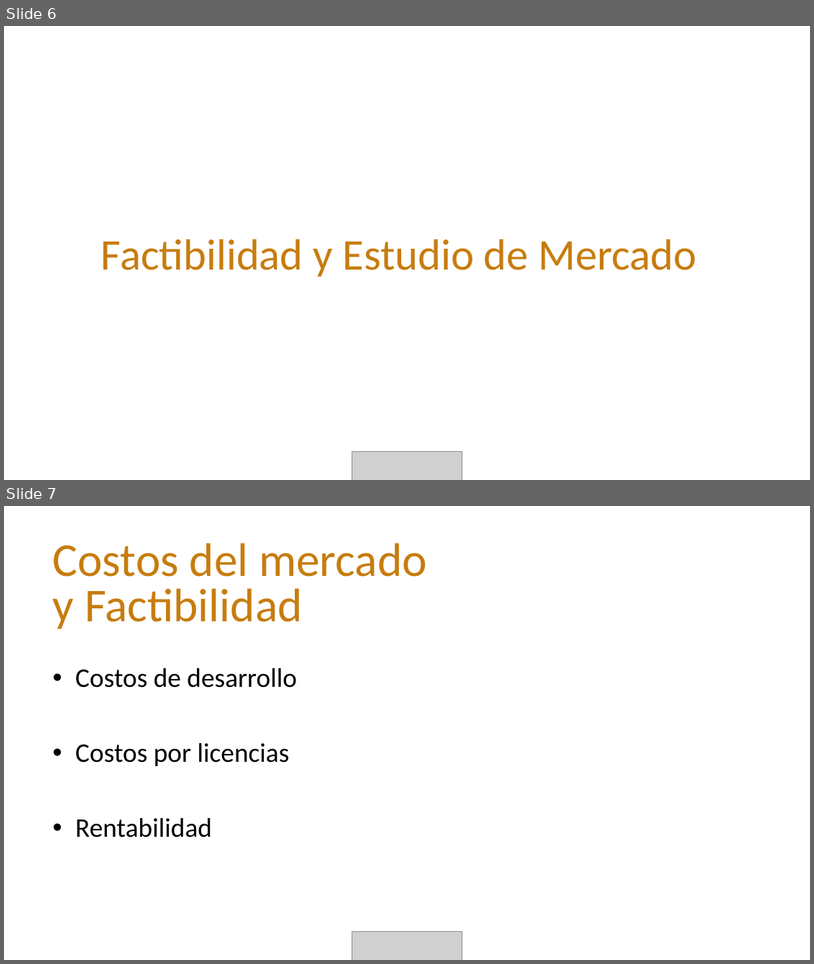
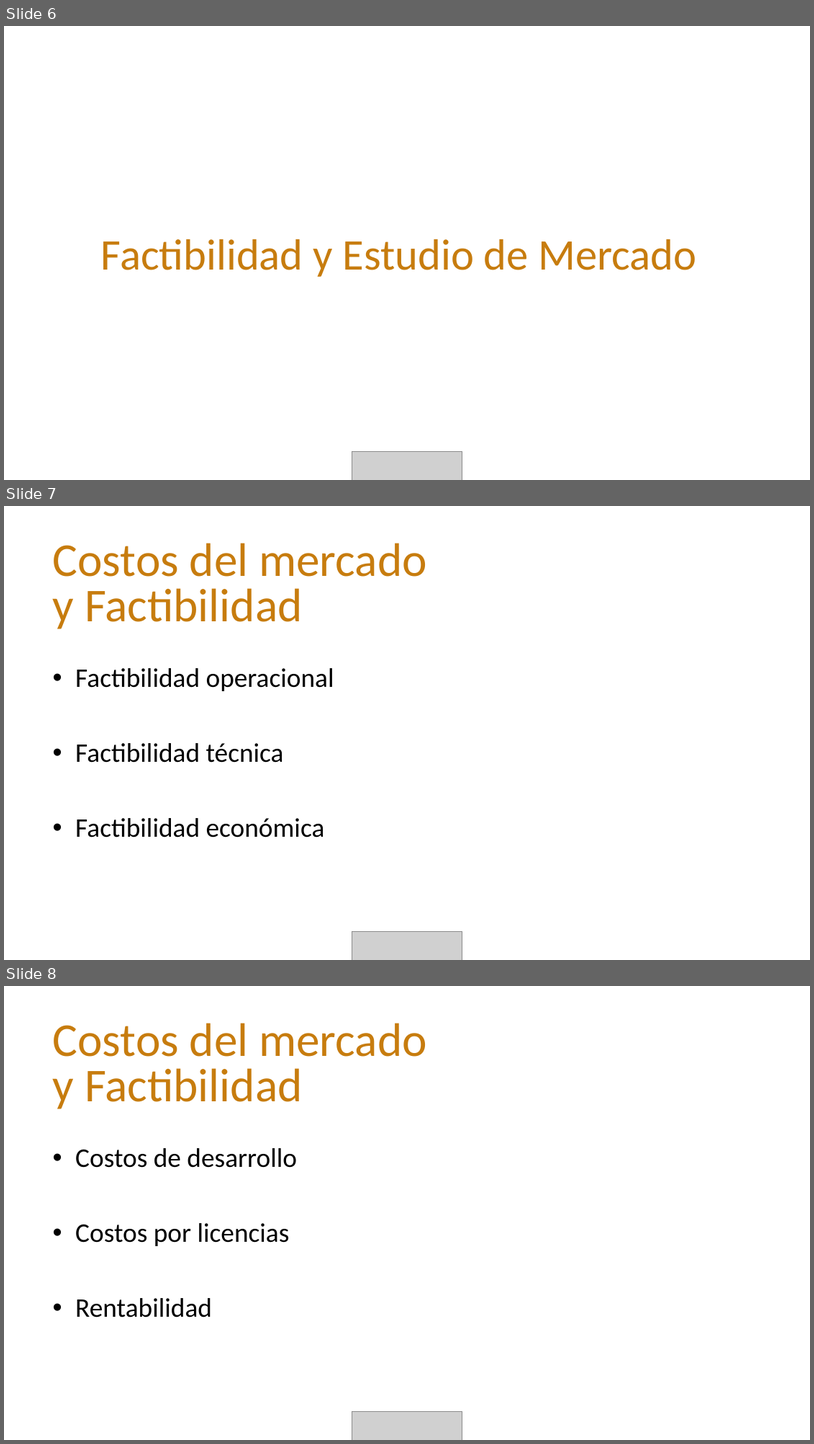
Before and after one commit to reyimaginario/is, a slide deck: docs/PROYECTO ATHOS.pptx. Shown one above the other, each under a label of ours: slides 6 and 7 before the commit, slides 6, 7 and 8 after it. The pictures are 814x964 and 814x1444 pixels, drawn with LibreOffice and Linux fonts; fonts in the diff are those of the drawing; grey boxes stand for pictures; background and template pictures are left out. Boxes give left, top, right and bottom in pixels: in the first picture for what was removed or moved away, otherwise in the second. Text is boxed around its words. In the diff, an @@ line names an element or a change of style, - is before the commit and + after.

```diff
--- a/docs/PROYECTO ATHOS.pptx
+++ b/docs/PROYECTO ATHOS.pptx
@@ slide 7 added at [4, 506, 810, 960], background picture (left out) @@
@@ text added at [53, 543, 427, 629], 56 pt, text #C77C0E @@
+Costos del mercado
+y Factibilidad
@@ text added at [75, 668, 334, 837], 32 pt, text #000000 @@
+• Factibilidad operacional
+• Factibilidad técnica
+• Factibilidad económica
@@ picture added at [352, 932, 463, 960] @@
@@ what was slide 7 is now slide 8 @@
```
Also in this commit, not shown: 3 slides changed, 1 other file.
